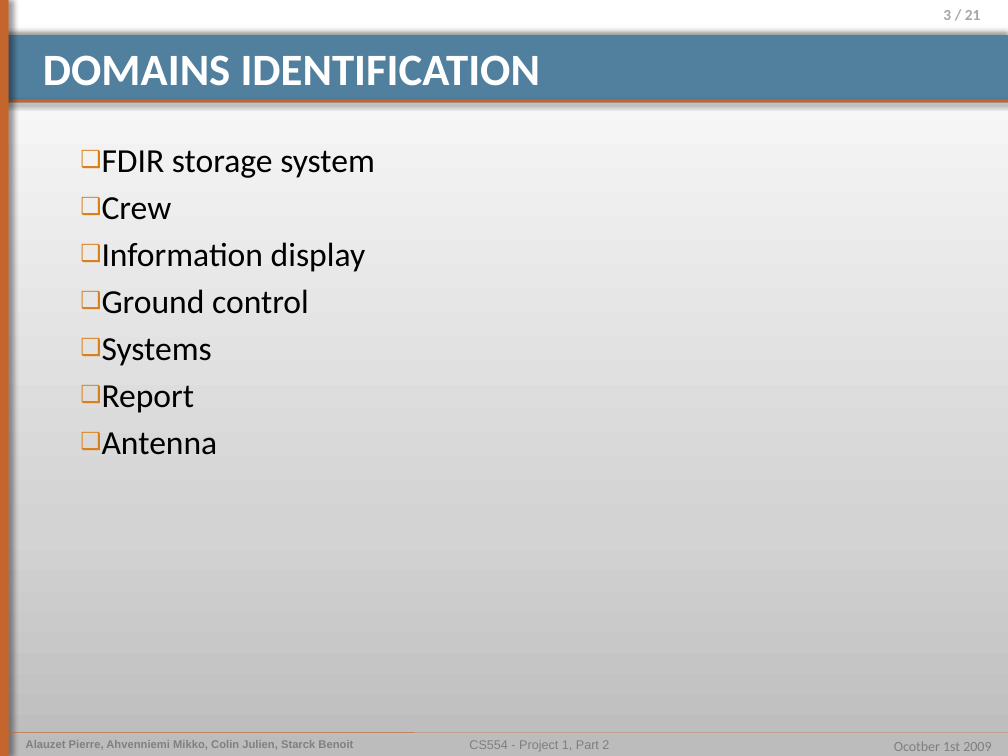
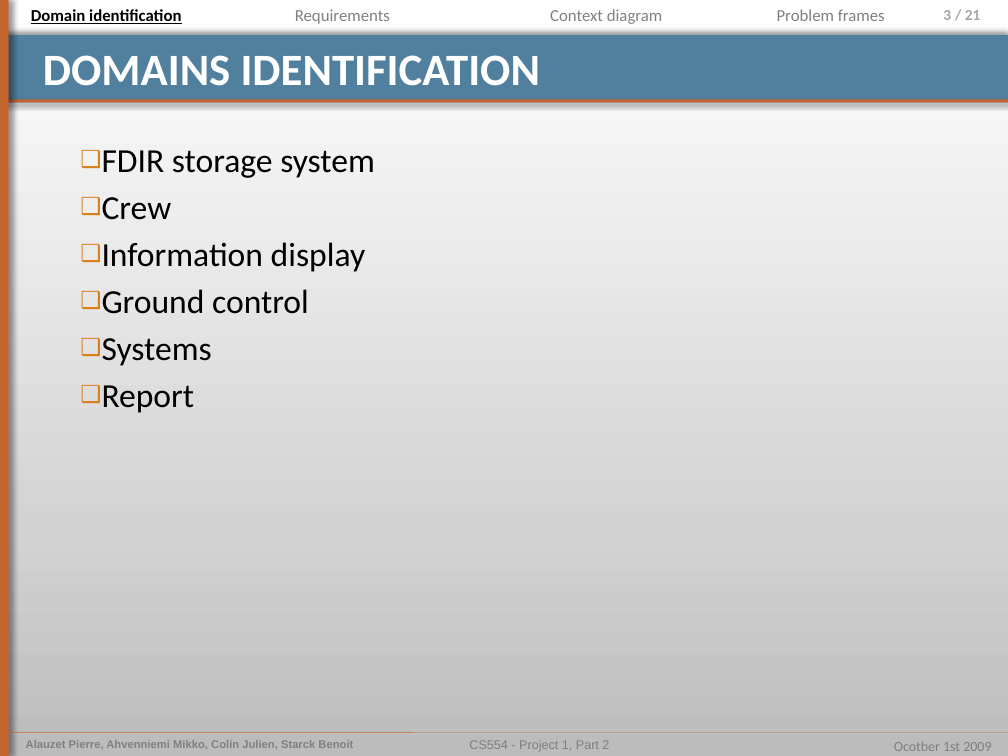
Before and after one commit to pierrealauzet/euroteam, a slide deck: slide 3 of Project 1/Part 2/CS554_EuroTeam_Problem_Frames.pptx. Drawn at 1008x756 pixels with LibreOffice and Linux fonts; fonts in the diff are those of the drawing. Boxes give left, top, right and bottom in pixels: in the first picture for what was removed or moved away, otherwise in the second. Text is boxed around its words. In the diff, an @@ line names an element or a change of style, - is before the commit and + after.

```diff
--- a/Project 1/Part 2/CS554_EuroTeam_Problem_Frames.pptx
+++ b/Project 1/Part 2/CS554_EuroTeam_Problem_Frames.pptx
@@ text added at box(31, 9, 181, 24), 12 pt, text #000000, bold, underline @@
+Domain identification
@@ text added at box(295, 9, 390, 24), 12 pt, text #808080 @@
+Requirements
@@ text added at box(550, 9, 663, 24), 12 pt, text #808080 @@
+Context diagram
@@ text added at box(777, 9, 885, 21), 12 pt, text #808080 @@
+Problem frames
@@ text at box(102, 432, 218, 455): paragraph removed @@
-❑ Antenna
```
Also in this commit, not shown: 17 other slides changed, 1 other file.
